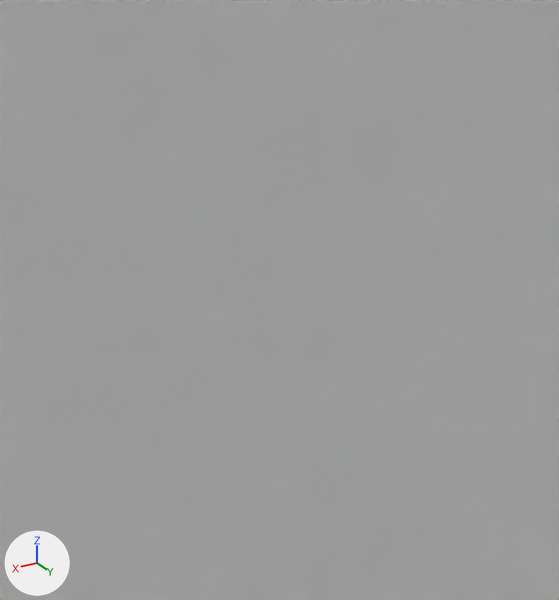
Two versions of the Blender file vl.vlabs.com.ua/models/hvac/vlab.hvac.base-air-handler/vlab.hvac.base-air-handler.blend, one commit apart.
Both versions are drawn from a 50 mm camera at (1.489, -0.611, 1.782) aimed at (1.41, -0.743, 1.716). Every picture has the same lights, and +X, +Y and +Z are marked at lower left. Mesh edges are drawn as thin lines.

In view in the first picture: 'interior'.
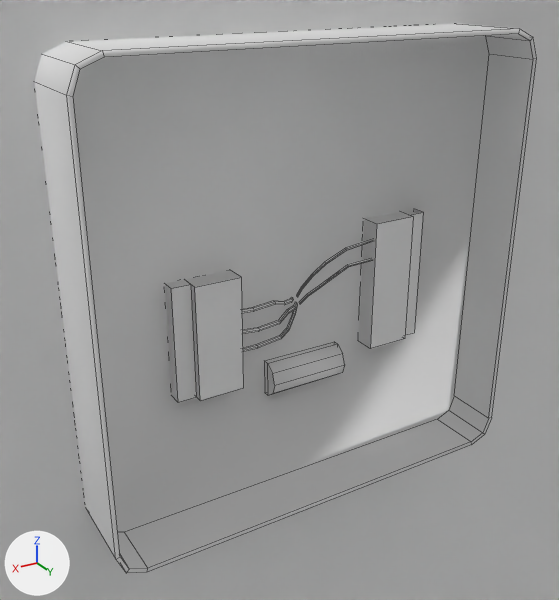
Commit message: VLabs: HVAC carrier tp-wem01 thermostat wall mounting

Where the newer file only moved an object's origin or applied its transform, the numbers keep the older frame.

Diff of the bpy script that builds the scene:
```diff
--- a/vl.vlabs.com.ua/models/hvac/vlab.hvac.base-air-handler/vlab.hvac.base-air-handler.blend.py
+++ b/vl.vlabs.com.ua/models/hvac/vlab.hvac.base-air-handler/vlab.hvac.base-air-handler.blend.py
@@ me_carriertpwem01wallmountgeometry @@
+me_carriertpwem01wallmountgeometry.from_pydata(...)  # 210 vertices, 138 faces; spans x -0.0511..0.051, y -0.0101..0.0089, z -0.0489..0.0532
+me_carriertpwem01wallmountgeometry.materials.append(mat_interiorgeometrymaterial)  # its picture is missing
@@ ob_carriertpwem01wallmount @@
+ob_carriertpwem01wallmount = bpy.data.objects.new('carrierTPWEM01WallMount', me_carriertpwem01wallmountgeometry)
+ob_carriertpwem01wallmount.location = (1.4033, -0.7403, 1.7166)
```

What differs and where, as boxes (x1, y1, x2, y2) in the pictures (559 x 600 px):
'carrierTPWEM01WallMount', added: after (34, 24, 537, 573)
'interior', unchanged, covered by the edit: (0, 0, 559, 600) in both
